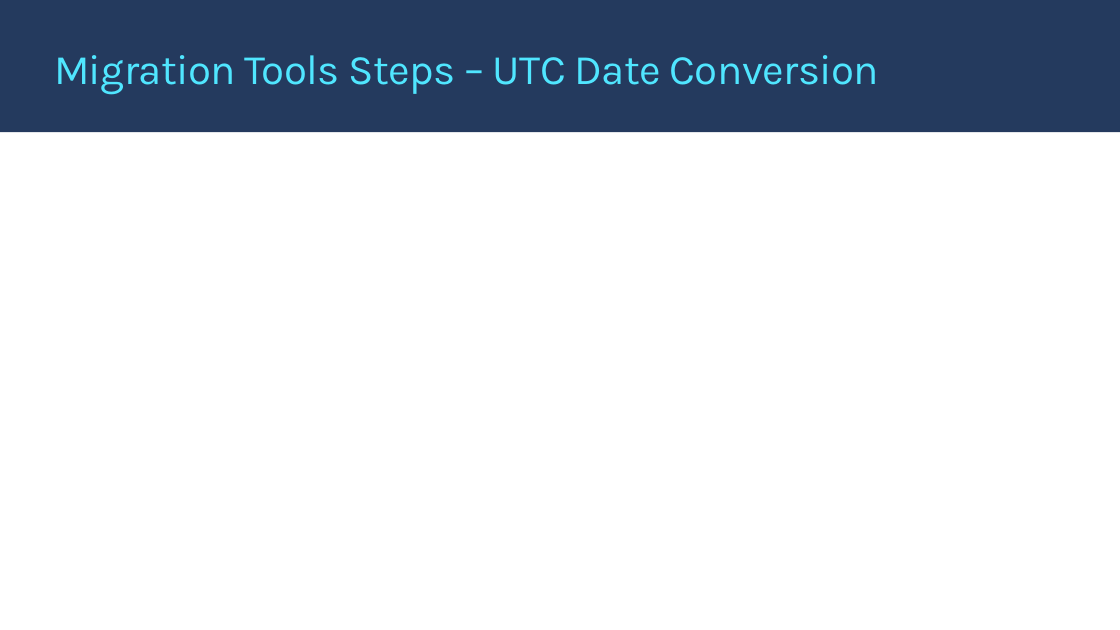
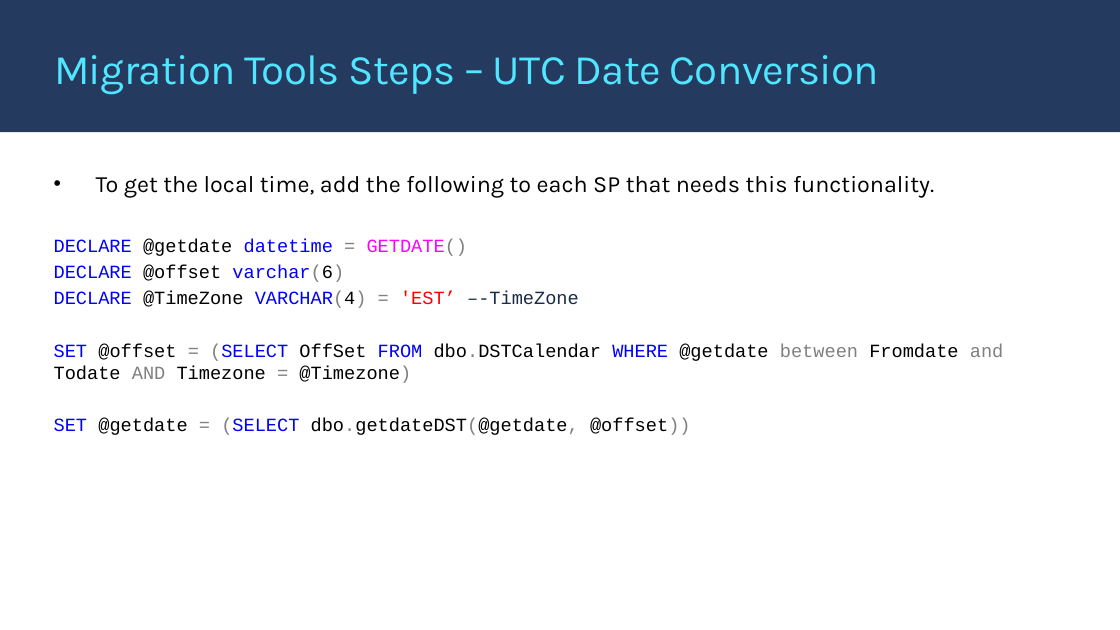
Before and after one commit to microsoft/AzureSynapseScriptsAndAccelerators, a slide deck: slide 45 of Migration/APS/APS2Synapse_Migration.pptx (slide 44 before the commit). Drawn at 1120x630 pixels with LibreOffice and Linux fonts; fonts in the diff are those of the drawing; background and template pictures are left out. Boxes give left, top, right and bottom in pixels: in the first picture for what was removed or moved away, otherwise in the second. Text is boxed around its words. In the diff, an @@ line names an element or a change of style, - is before the commit and + after.

```diff
--- a/Migration/APS/APS2Synapse_Migration.pptx
+++ b/Migration/APS/APS2Synapse_Migration.pptx
@@ text added at box(54, 176, 1003, 435), 16 pt, text #000000 @@
+• To get the local time, add the following to each SP that needs this functionality.
+DECLARE @getdate datetime = GETDATE()
+DECLARE @offset varchar(6)
+DECLARE @TimeZone VARCHAR(4) = 'EST’ –-TimeZone
+SET @offset = (SELECT OffSet FROM dbo.DSTCalendar WHERE @getdate between Fromdate and Todate AND Timezone = @Timezone)
+SET @getdate = (SELECT dbo.getdateDST(@getdate, @offset))
```
Also in this commit, not shown: 9 other slides changed, 1 slide added, 1 slide removed, 1 other file.
